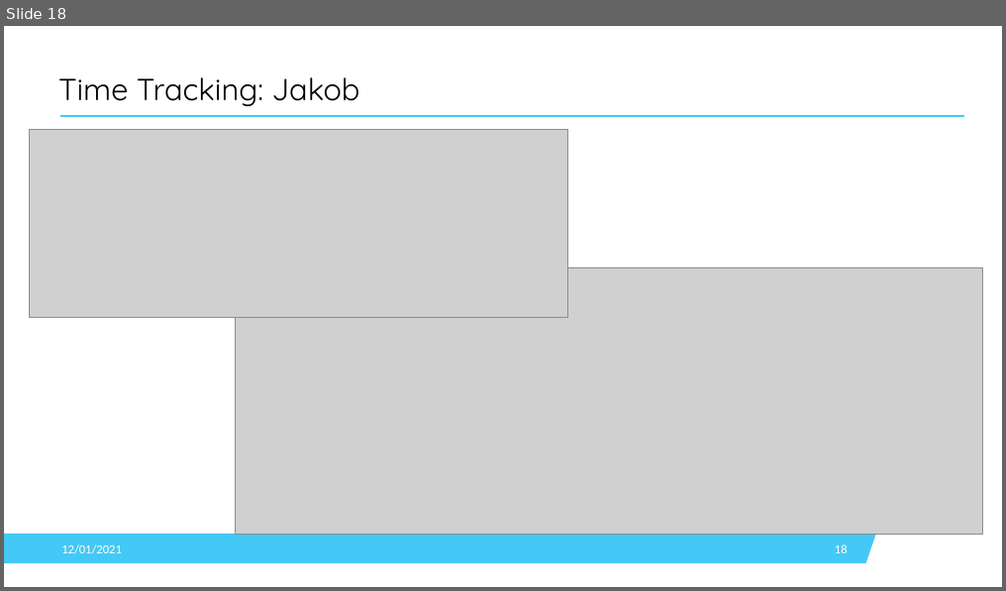
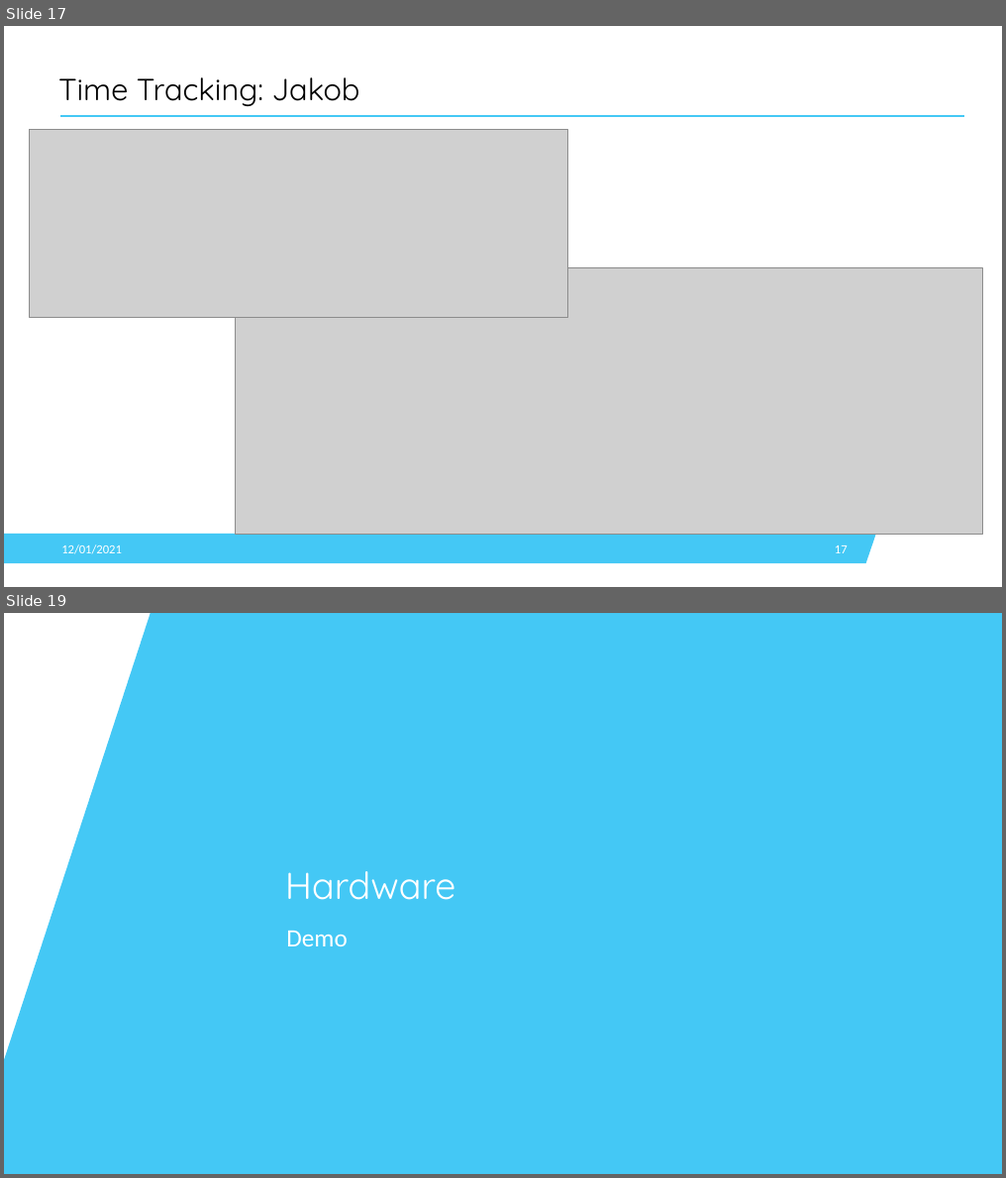
Before and after one commit to SoensJakob/Team-Project-Twister-2.0, a slide deck: Documents/Milestone 2/Milestone_2_Presentatie.pptx. Shown one above the other, each under a label of ours: slide 18 before the commit, slides 17 and 19 after it; the slides between them are not shown. The pictures are 1006x591 and 1006x1178 pixels, drawn with LibreOffice and Linux fonts; fonts in the diff are those of the drawing; grey boxes stand for pictures; background and template pictures are left out. Boxes give left, top, right and bottom in pixels: in the first picture for what was removed or moved away, otherwise in the second. Text is boxed around its words. In the diff, an @@ line names an element or a change of style, - is before the commit and + after.

```diff
--- a/Documents/Milestone 2/Milestone_2_Presentatie.pptx
+++ b/Documents/Milestone 2/Milestone_2_Presentatie.pptx
@@ slide 19 added at box(4, 613, 1002, 1174), background #FFFFFF @@
@@ freeform shape added at box(4, 613, 1002, 1174), fill #44C8F5 @@
@@ title added at box(285, 871, 455, 900), 54 pt, text #FFFFFF @@
+Hardware
@@ subtitle added at box(286, 931, 347, 947), 36 pt, text #FFFFFF @@
+Demo
@@ what was slide 18 is now slide 17 @@
@@ page number at box(835, 546, 847, 554): text changed @@
-18
+17
```
Also in this commit, not shown: 4 slides changed, 2 slides removed, 1 other file.
